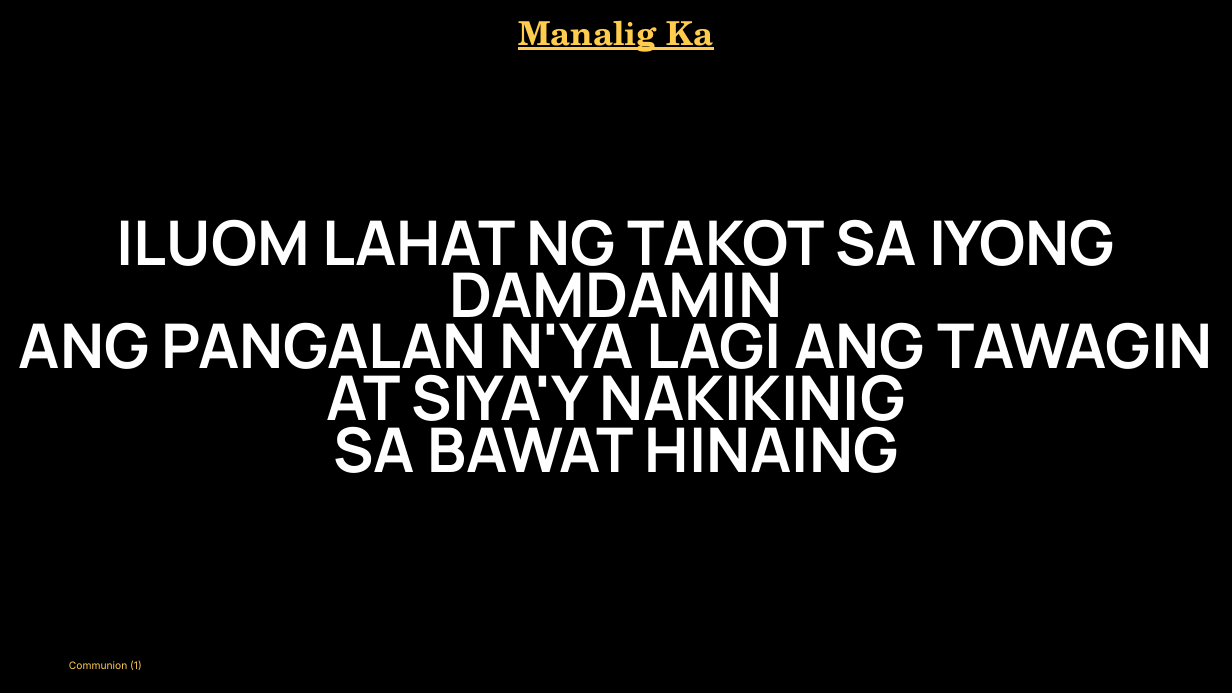
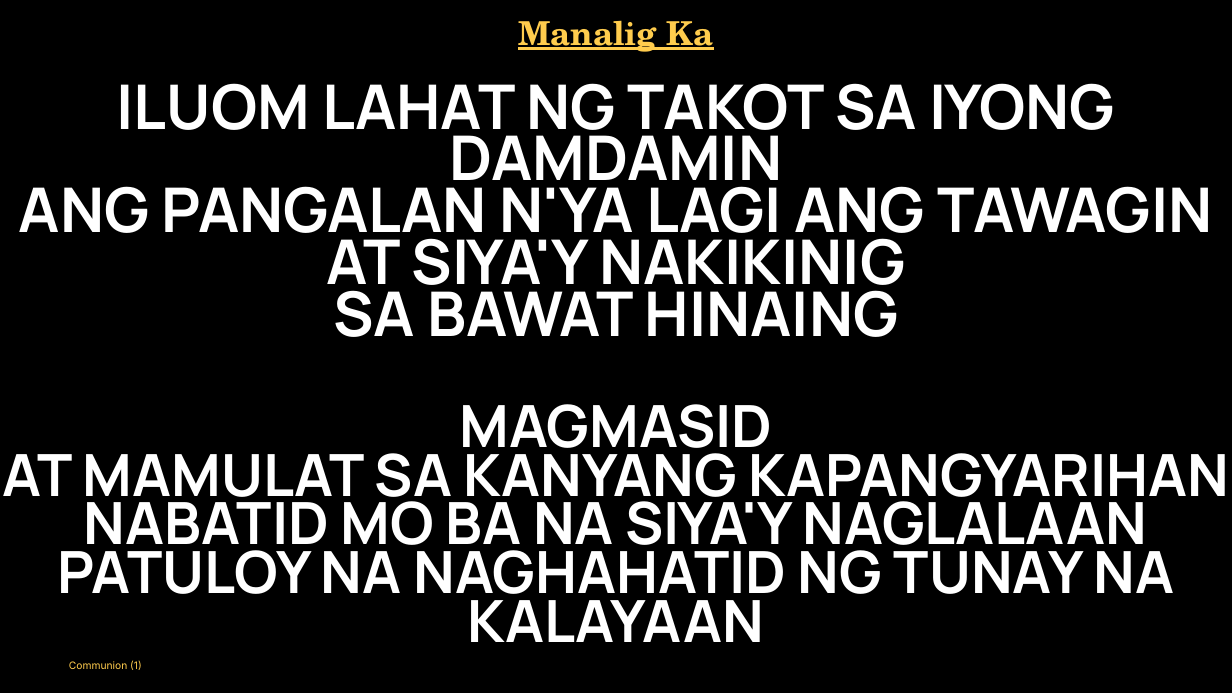
Before and after one commit to divinogabriel9/verbum, a slide deck: slide 53 of outputs/GFCC14Jun2026_11thSundayinOrdinaryTime.pptx (slide 57 before the commit). Drawn at 1232x693 pixels with LibreOffice and Linux fonts; fonts in the diff are those of the drawing. Boxes give left, top, right and bottom in pixels: in the first picture for what was removed or moved away, otherwise in the second. Text is boxed around its words. In the diff, an @@ line names an element or a change of style, - is before the commit and + after.

```diff
--- a/outputs/GFCC14Jun2026_11thSundayinOrdinaryTime.pptx
+++ b/outputs/GFCC14Jun2026_11thSundayinOrdinaryTime.pptx
@@ text "ILUOM LAHAT NG TAKOT SA ...": place and size @@
-text "ILUOM LAHAT NG TAKOT SA ..." at <box>19,219,1213,473</box>
+text "ILUOM LAHAT NG TAKOT SA ..." at <box>19,83,1213,337</box>
@@ text added at <box>2,404,1229,642</box>, 68 pt, text #FFFFFF, bold @@
+MAGMASID
+AT MAMULAT SA KANYANG KAPANGYARIHAN
+NABATID MO BA NA SIYA'Y NAGLALAAN
+PATULOY NA NAGHAHATID NG TUNAY NA KALAYAAN
```
Also in this commit, not shown: 11 other slides changed, 1 slide added, 12 slides removed, 28 other files.
